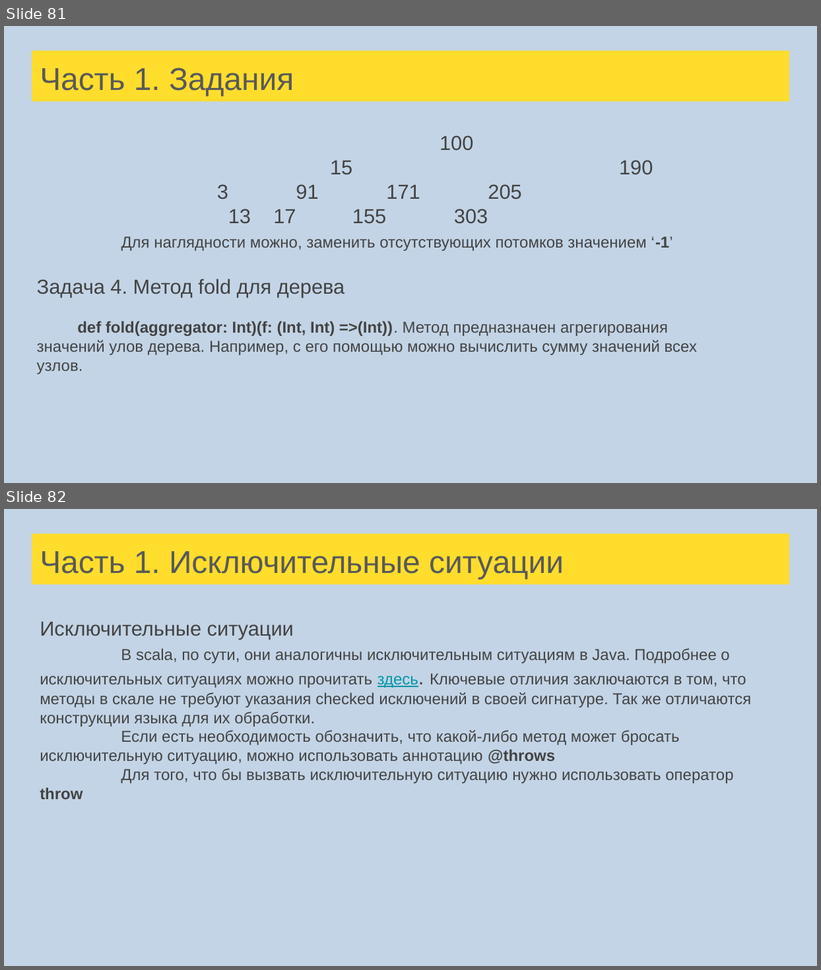
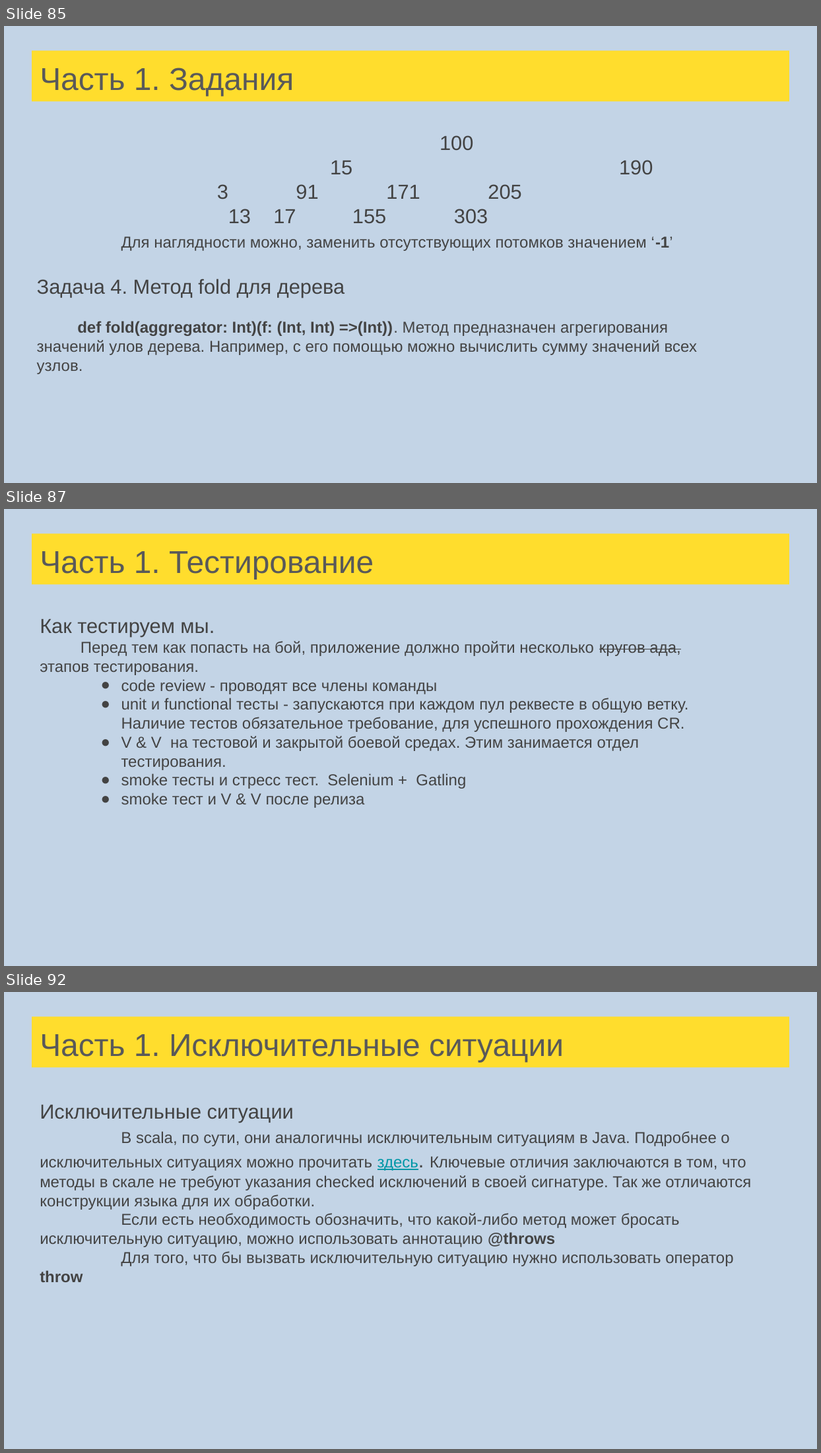
Before and after one commit to cybernetic10/Scala, a slide deck: src/main/resources/Лекции Scala для FinTech.pptx. Shown one above the other, each under a label of ours: slides 81 and 82 before the commit, slides 85, 87 and 92 after it; the slides between them are not shown. The pictures are 821x970 and 821x1453 pixels, drawn with LibreOffice and Linux fonts; fonts in the diff are those of the drawing. Boxes give left, top, right and bottom in pixels: in the first picture for what was removed or moved away, otherwise in the second. Text is boxed around its words. In the diff, an @@ line names an element or a change of style, - is before the commit and + after.

```diff
--- a/src/main/resources/Лекции Scala для FinTech.pptx
+++ b/src/main/resources/Лекции Scala для FinTech.pptx
@@ slide 87 added at bbox=[4, 509, 817, 966], background #C3D4E6 @@
@@ title added at bbox=[32, 533, 789, 585], fill #FFDD2D, 28 pt, text #595959 @@
+Часть 1. Тестирование
@@ text added at bbox=[40, 619, 688, 808], 14 pt, text #434343 @@
+Как тестируем мы.
+Перед тем как попасть на бой, приложение должно пройти несколько кругов ада, этапов тестирования.
+● сode review - проводят все члены команды
+● unit и functional тесты - запускаются при каждом пул реквесте в общую ветку. Наличие тестов обязательное требование, для успешного прохождения CR.
+● V & V на тестовой и закрытой боевой средах. Этим занимается отдел тестирования.
+● smoke тесты и стресс тест. Selenium + Gatling
+● smoke тест и V & V после релиза
@@ what was slide 81 is now slide 85 @@
@@ what was slide 82 is now slide 92 @@
```
Also in this commit, not shown: 5 slides changed, 26 other slides added, 1 slide removed, 31 other files.
